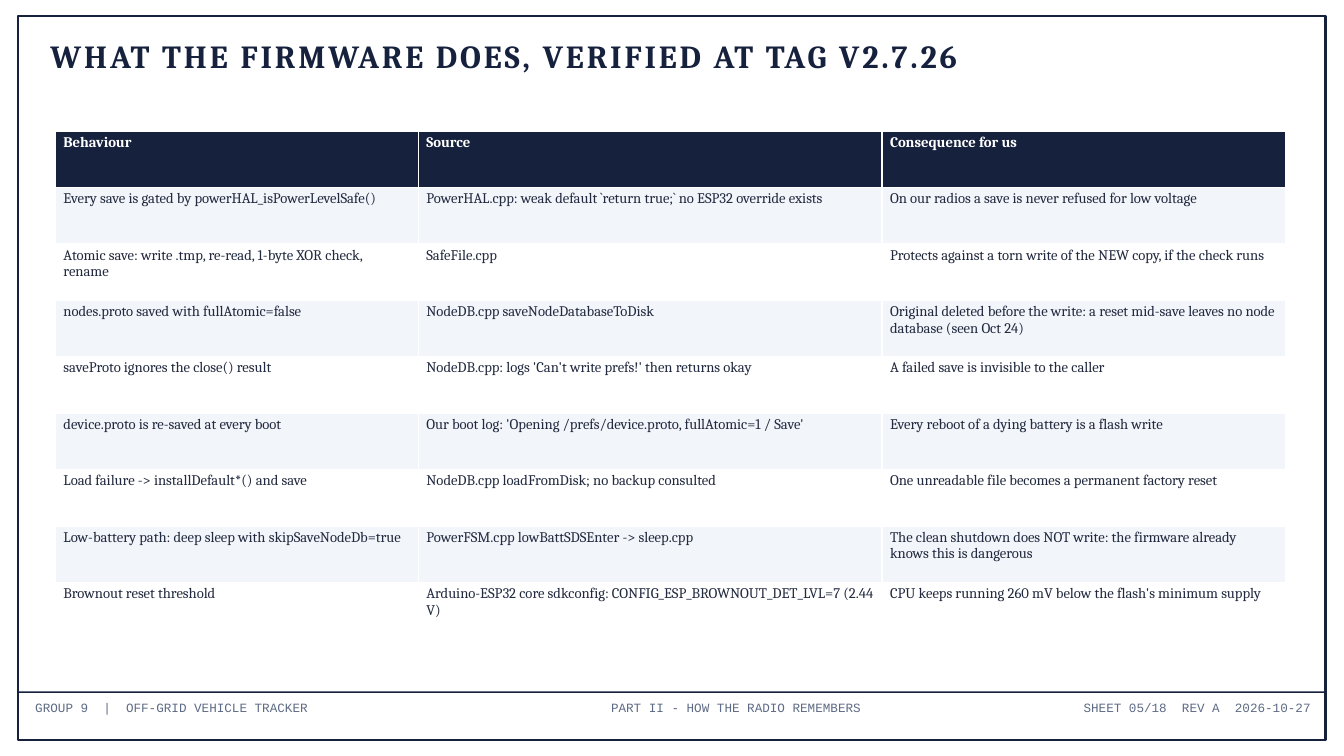
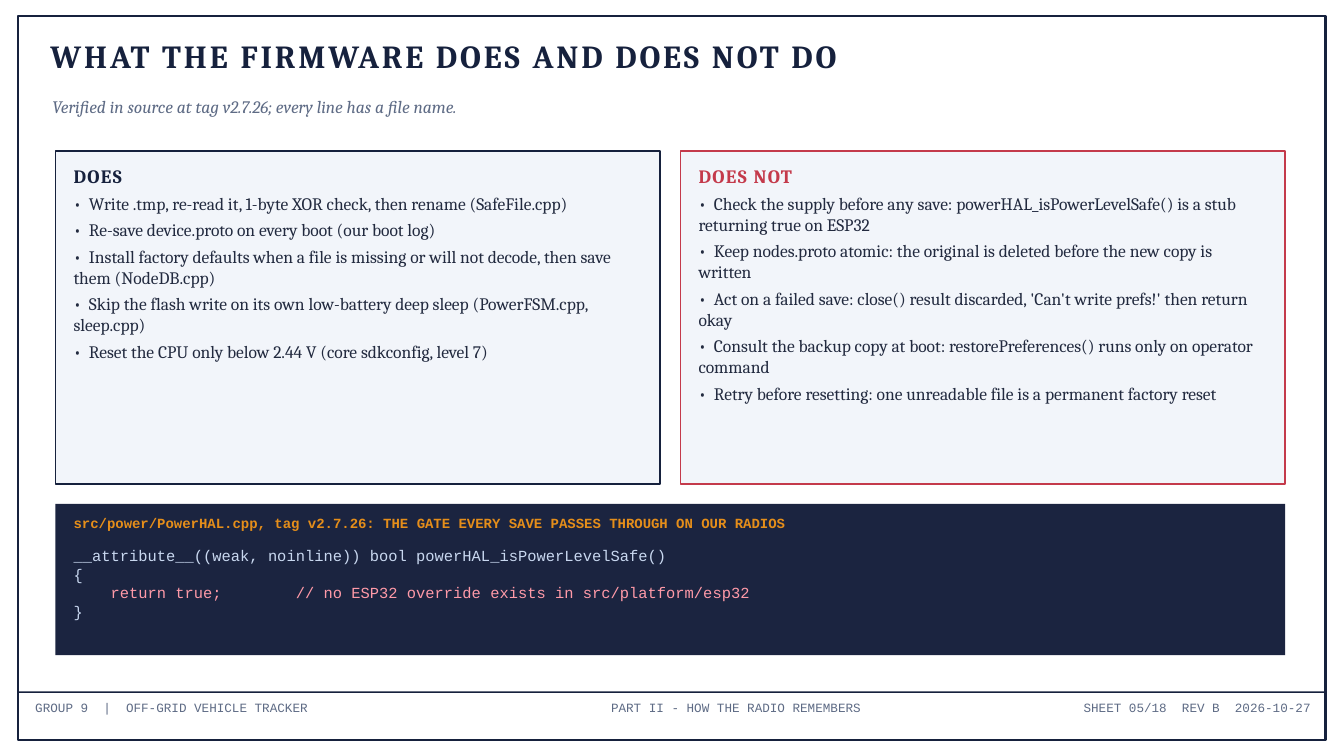
Before and after one commit to deosgracius/offgrid-vehicle-tracker, a slide deck: slide 5 of docs/presentations/Group9_ConfigLoss_RootCause.pptx. Drawn at 1344x756 pixels with LibreOffice and Linux fonts; fonts in the diff are those of the drawing. Boxes give left, top, right and bottom in pixels: in the first picture for what was removed or moved away, otherwise in the second. Text is boxed around its words. In the diff, an @@ line names an element or a change of style, - is before the commit and + after.

```diff
--- a/docs/presentations/Group9_ConfigLoss_RootCause.pptx
+++ b/docs/presentations/Group9_ConfigLoss_RootCause.pptx
@@ text at (50, 46, 836, 69): text changed @@
-WHAT THE FIRMWARE DOES, VERIFIED AT TAG V2.7.26
+WHAT THE FIRMWARE DOES AND DOES NOT DO
@@ text added at (52, 101, 457, 117), 12.5 pt, text #5E6B85, italic @@
+Verified in source at tag v2.7.26; every line has a file name.
@@ table removed at (55, 131, 1286, 639), 9 rows, 3 columns @@
-Behaviour | Source | Consequence for us
-Every save is gated by powerHAL_isPowerLevelSafe() | PowerHAL.cpp: weak default `return true;` no ESP32 override exists | On our radios a save is never refused for low voltage
-Atomic save: write .tmp, re-read, 1-byte XOR check, rename | SafeFile.cpp | Protects against a torn write of the NEW copy, if the check runs
-nodes.proto saved with fullAtomic=false | NodeDB.cpp saveNodeDatabaseToDisk | Original deleted before the write: a reset mid-save leaves no node database (seen Oct 24)
-saveProto ignores the close() result | NodeDB.cpp: logs 'Can't write prefs!' then returns okay | A failed save is invisible to the caller
-device.proto is re-saved at every boot | Our boot log: 'Opening /prefs/device.proto, fullAtomic=1 / Save' | Every reboot of a dying battery is a flash write
-Load failure -> installDefault*() and save | NodeDB.cpp loadFromDisk; no backup consulted | One unreadable file becomes a permanent factory reset
-Low-battery path: deep sleep with skipSaveNodeDb=true | PowerFSM.cpp lowBattSDSEnter -> sleep.cpp | The clean shutdown does NOT write: the firmware already knows this is dangerous
-Brownout reset threshold | Arduino-ESP32 core sdkconfig: CONFIG_ESP_BROWNOUT_DET_LVL=7 (2.44 V) | CPU keeps running 260 mV below the flash's minimum supply
@@ rectangle added at (55, 151, 660, 484), fill #F2F5FA, outline #16213D 1.25 pt @@
@@ text added at (74, 170, 611, 362), 12.5 pt, text #222A3F @@
+DOES
+• Write .tmp, re-read it, 1-byte XOR check, then rename (SafeFile.cpp)
+• Re-save device.proto on every boot (our boot log)
+• Install factory defaults when a file is missing or will not decode, then save them (NodeDB.cpp)
+• Skip the flash write on its own low-battery deep sleep (PowerFSM.cpp, sleep.cpp)
+• Reset the CPU only below 2.44 V (core sdkconfig, level 7)
@@ rectangle added at (681, 151, 1286, 484), fill #F2F5FA, outline #C43A4B 1.25 pt @@
@@ text added at (699, 170, 1253, 404), 12.5 pt, text #222A3F @@
+DOES NOT
+• Check the supply before any save: powerHAL_isPowerLevelSafe() is a stub returning true on ESP32
+• Keep nodes.proto atomic: the original is deleted before the new copy is written
+• Act on a failed save: close() result discarded, 'Can't write prefs!' then return okay
+• Consult the backup copy at boot: restorePreferences() runs only on operator command
+• Retry before resetting: one unreadable file is a permanent factory reset
@@ rectangle added at (55, 504, 1286, 655), fill #1B2440 @@
@@ text added at (74, 518, 785, 531), 10 pt, text #E58E1A, bold @@
+src/power/PowerHAL.cpp, tag v2.7.26: THE GATE EVERY SAVE PASSES THROUGH ON OUR RADIOS
@@ text added at (74, 550, 750, 601), 11 pt, text #C9D8F0 @@
+__attribute__((weak, noinline)) bool powerHAL_isPowerLevelSafe()
+{
+return true; // no ESP32 override exists in src/platform/esp32
+}
@@ text at (1084, 703, 1311, 712): text changed @@
-SHEET 05/18 REV A 2026-10-27
+SHEET 05/18 REV B 2026-10-27
```
Also in this commit, not shown: 16 other slides changed, 1 slide added, 1 slide removed, 4 other files.
